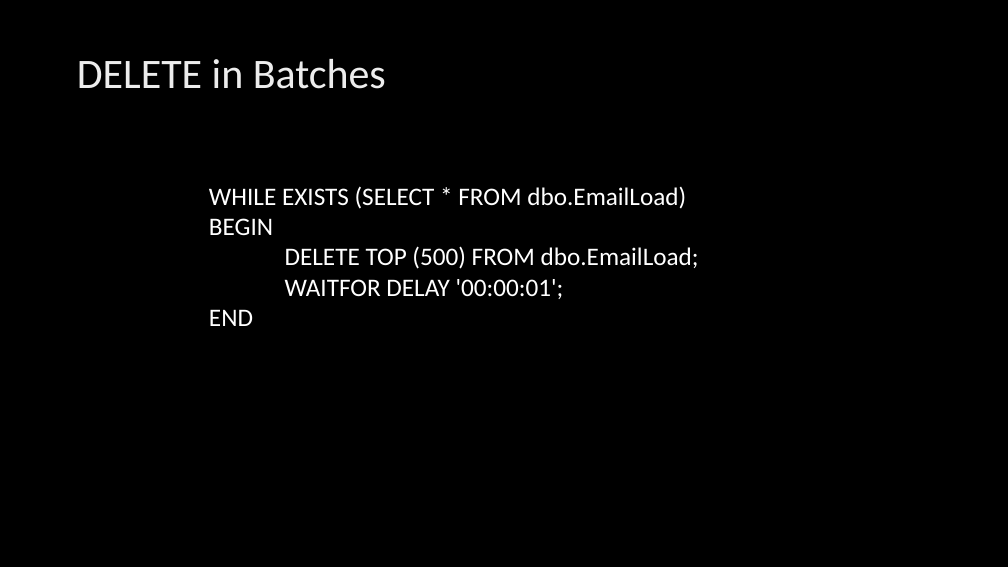
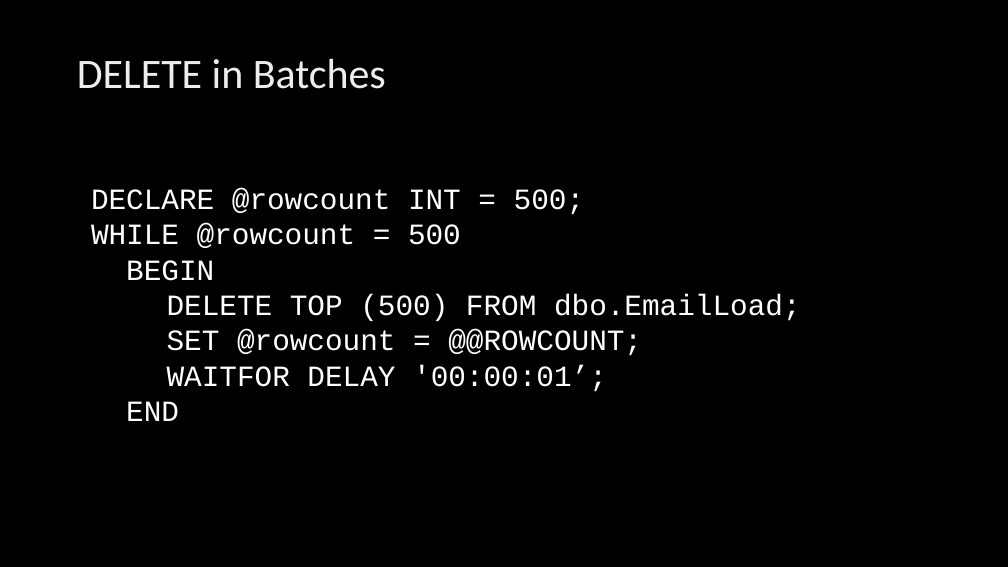
Before and after one commit to billgraziano/kcdc2018, a slide deck: slide 3 of ppt/3. TSQL Architecture/TSQL Architecture.pptx (slide 5 before the commit). Drawn at 1008x567 pixels with LibreOffice and Linux fonts; fonts in the diff are those of the drawing; background and template pictures are left out. Boxes give left, top, right and bottom in pixels: in the first picture for what was removed or moved away, otherwise in the second. Text is boxed around its words. In the diff, an @@ line names an element or a change of style, - is before the commit and + after.

```diff
--- a/ppt/3. TSQL Architecture/TSQL Architecture.pptx
+++ b/ppt/3. TSQL Architecture/TSQL Architecture.pptx
@@ text "DECLARE @rowcount INT = 500;": place and size @@
-text "DECLARE @rowcount INT = 500;" at [209,186,699,326]
+text "DECLARE @rowcount INT = 500;" at [91,188,801,421]
@@ text at [91,188,584,248]: text changed; size 24 to 28 pt; font Calibri to Courier New @@
-WHILE EXISTS (SELECT * FROM dbo.EmailLoad)
+DECLARE @rowcount INT = 500;
+WHILE @rowcount = 500
@@ text at [126,260,801,421]: size 24 to 28 pt, font Calibri to Courier New in "BEGIN", "DELETE TOP (500) FROM dbo.EmailLoad;", "END" @@
@@ text at [167,329,642,392]: text changed; size 24 to 28 pt; font Calibri to Courier New @@
-WAITFOR DELAY '00:00:01';
+SET @rowcount = @@ROWCOUNT;
+WAITFOR DELAY '00:00:01’;
```
Also in this commit, not shown: 4 other slides changed, 5 slides added, 13 other files.
